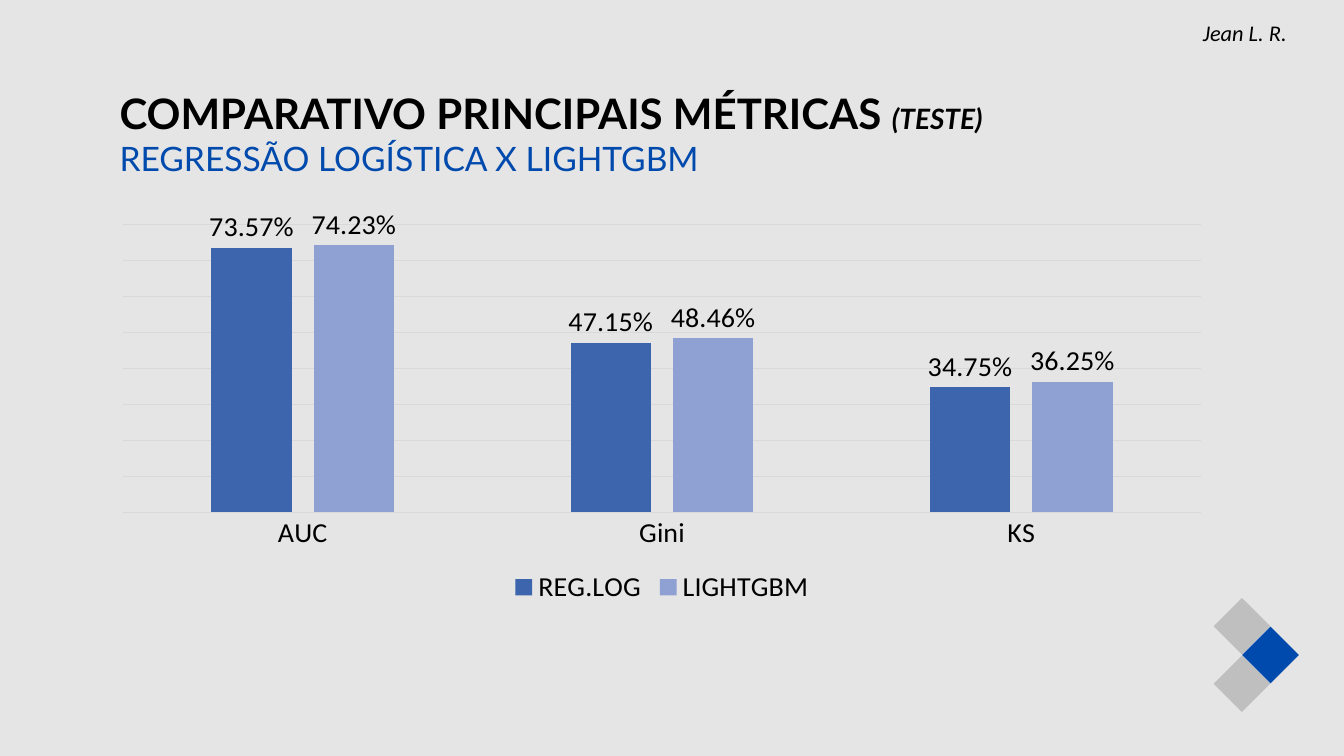
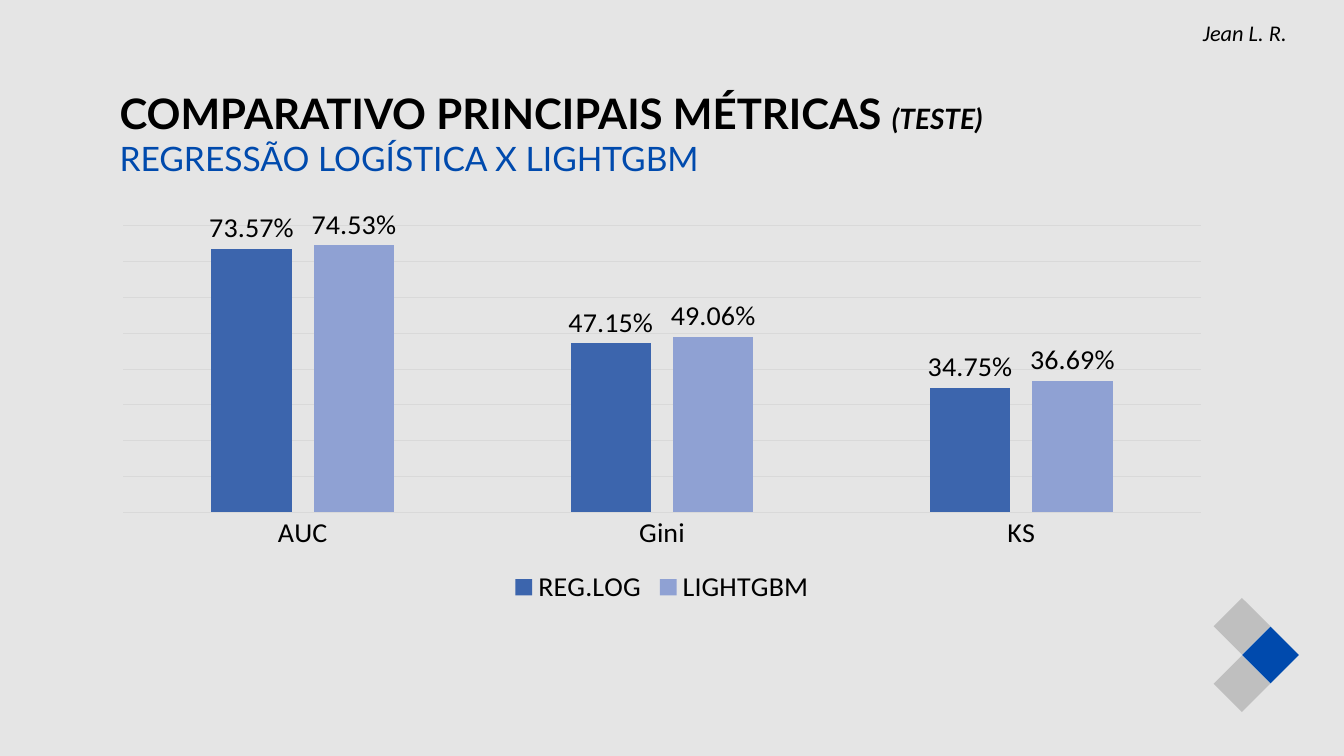
Before and after one commit to jeanlr/pod-bank-application, a slide deck: slide 14 of Projeto_Reducao_Inadimplencia_Pod_Bank.pptx. Drawn at 1344x756 pixels with LibreOffice and Linux fonts; fonts in the diff are those of the drawing. Boxes give left, top, right and bottom in pixels: in the first picture for what was removed or moved away, otherwise in the second. Text is boxed around its words. In the diff, an @@ line names an element or a change of style, - is before the commit and + after.

```diff
--- a/Projeto_Reducao_Inadimplencia_Pod_Bank.pptx
+++ b/Projeto_Reducao_Inadimplencia_Pod_Bank.pptx
@@ column chart at (101, 208, 1224, 610) @@
@@ LIGHTGBM, AUC: 0.7423 to 0.7453 @@
@@ LIGHTGBM, Gini: 0.4846 to 0.4906 @@
@@ LIGHTGBM, KS: 0.3625 to 0.3669 @@
```
Also in this commit, not shown: 7 other slides changed.
